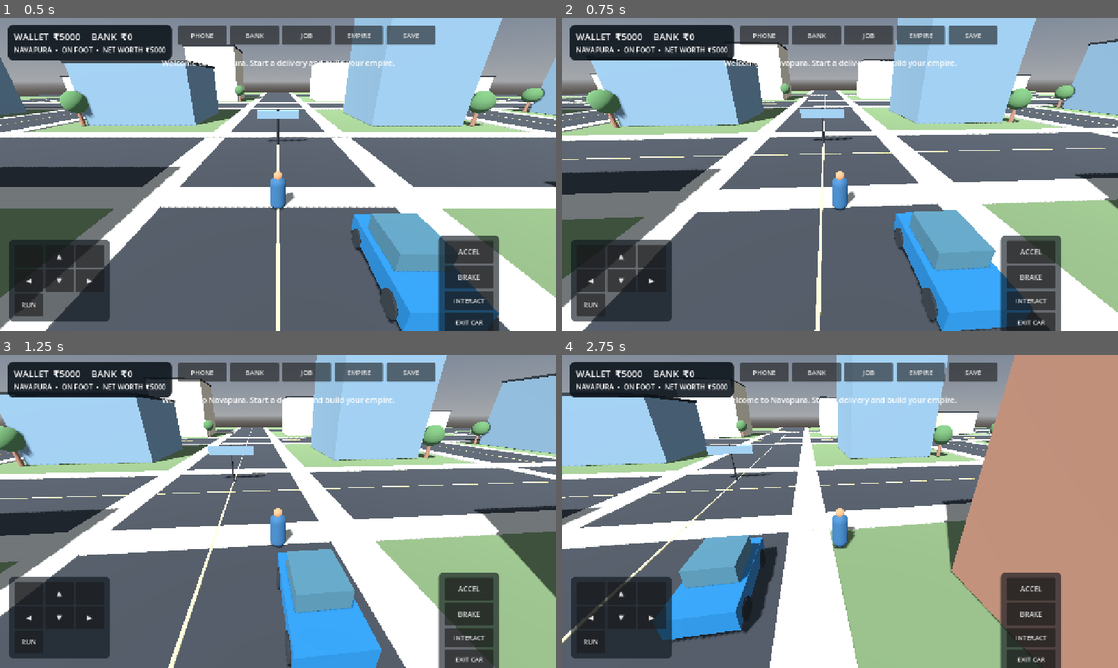
Above: before the commit, frames 1-4 (two rows, left to right).
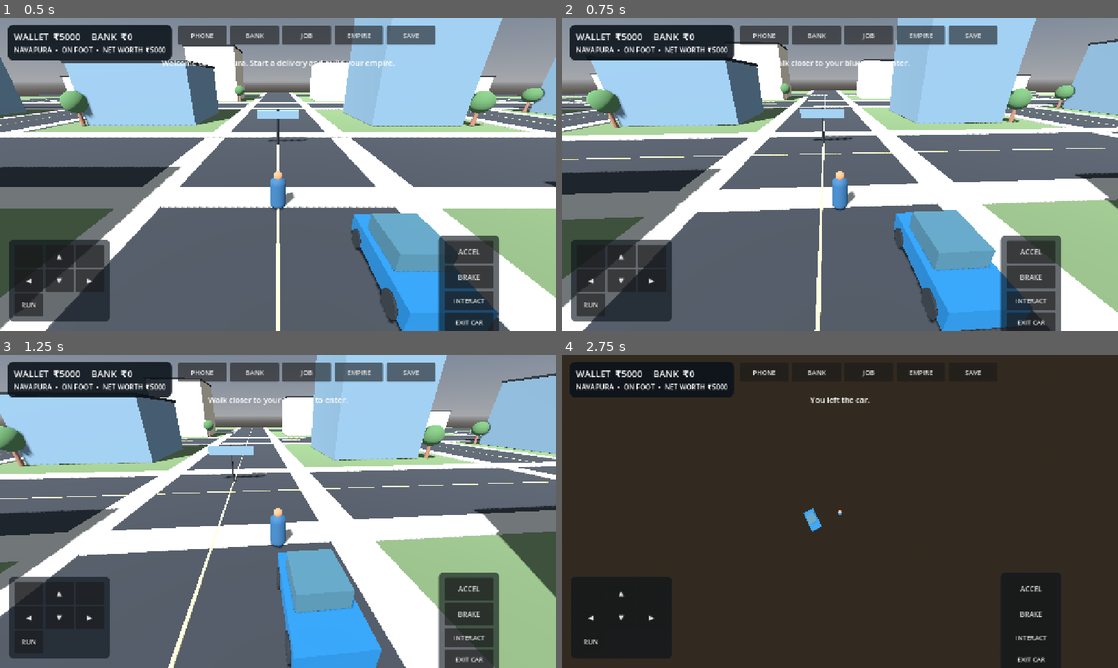
Above: after the commit, the same moments.

Repository: g82202773-coder/-blue-orbit-731
Game: Godot game, scene res://scenes/main.tscn
Same seed, same stepped clock (60 frames per second), same inputs: the game is played once before the commit and once after it.
Inputs:
- Up to frame 1 (0.5 s): no input
- Up to frame 2 (0.75 s): hold D (move_right) from 0.53 s (still down); tap E (interact) at 0.6 s
- Up to frame 3 (1.25 s): keep holding D (move_right)
- Up to frame 4 (2.75 s): release D (move_right) at 1.28 s; hold S (move_back) 1.28-2.03 s; tap E (interact) at 1.35, 2.3 s; hold D (move_right) from 2.03 s (still down); hold Shift (run) from 2.03 s (still down)

Frame 1 is identical in both runs. In frame 2, 0.3% of the frame differs, in the area x 29-71%, y 13-16%; in frame 3, 0.3%; in frame 4, 92%, in the area x 0-100%, y 0-100%.

Commit message:
Wire keyboard interaction and touch steering

Diff:
--- a/scripts/main.gd
+++ b/scripts/main.gd
@@ -463,6 +463,10 @@
 func _physics_process(delta: float) -> void:
     if player == null or car == null:
         return
+    if Input.is_action_just_pressed("interact"):
+        _interact()
+    if Input.is_action_just_pressed("ui_cancel"):
+        _hide_panels()
     if driving:
         _drive_car(delta)
     else:
@@ -511,7 +515,7 @@
         car_speed = move_toward(car_speed, 0.0, 4.0 * delta)
 
     var keyboard_steer := float(Input.is_action_pressed("move_right")) - float(Input.is_action_pressed("move_left"))
-    var steer := steer_touch if absf(steer_touch) > 0.01 else keyboard_steer
+    var steer := steer_touch if absf(steer_touch) > 0.01 else (move_touch.x if absf(move_touch.x) > 0.01 else keyboard_steer)
     if absf(car_speed) > 0.25:
         car.rotate_y(-steer * delta * 1.15 * clampf(absf(car_speed) / 5.0, 0.2, 1.0) * signf(car_speed))
     var forward := -car.global_basis.z
